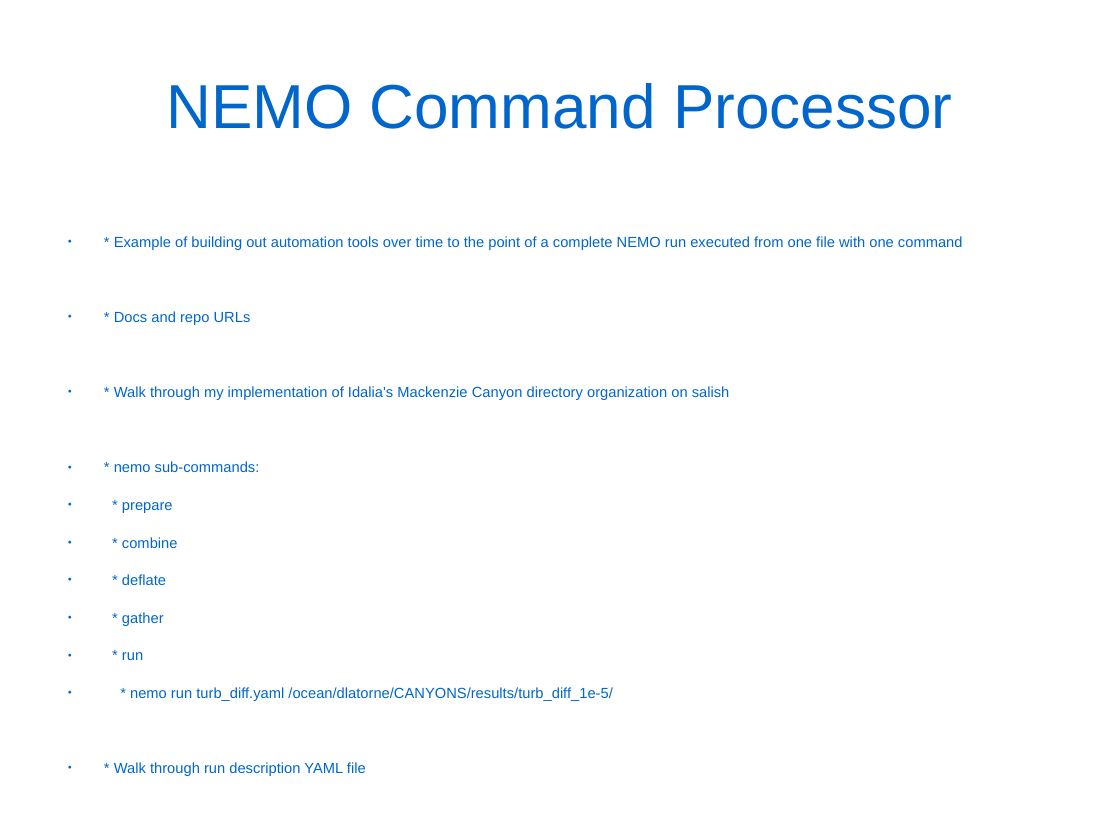
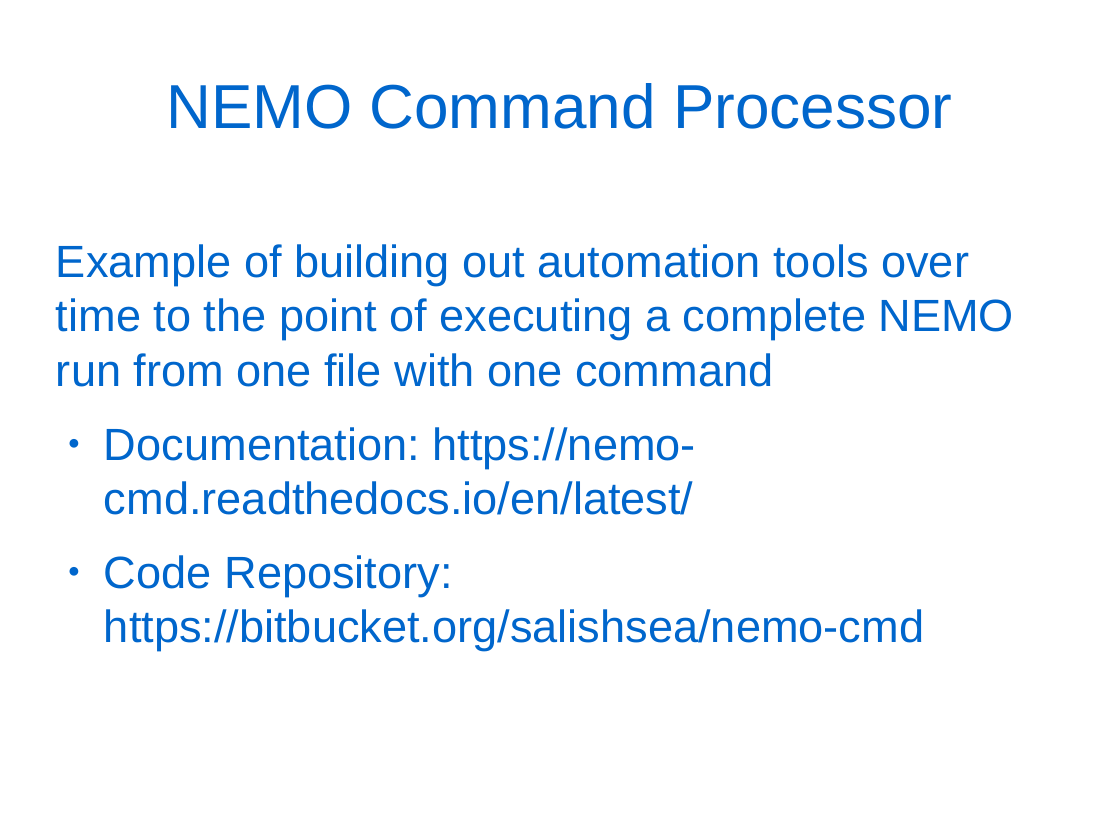
Before and after one commit to douglatornell/UQAR-Winter-School, a slide deck: slide 71 of slides.odp. Drawn at 1120x840 pixels with LibreOffice and Linux fonts; fonts in the diff are those of the drawing. Boxes give left, top, right and bottom in pixels: in the first picture for what was removed or moved away, otherwise in the second. Text is boxed around its words. In the diff, an @@ line names an element or a change of style, - is before the commit and + after.

```diff
--- a/slides.odp
+++ b/slides.odp
@@ text at (x1=56, y1=244, x2=1014, y2=651): text changed; size 10.4 to 32 pt @@
-● * Example of building out automation tools over time to the point of a complete NEMO run executed from one file with one command
-● * Docs and repo URLs
-● * Walk through my implementation of Idalia's Mackenzie Canyon directory organization on salish
-● * nemo sub-commands:
-● * prepare
-● * combine
-● * deflate
-● * gather
-● * run
-● * nemo run turb_diff.yaml /ocean/dlatorne/CANYONS/results/turb_diff_1e-5/
-● * Walk through run description YAML file
+Example of building out automation tools over time to the point of executing a complete NEMO run from one file with one command
+● Documentation: https://nemo-cmd.readthedocs.io/en/latest/
+● Code Repository: https://bitbucket.org/salishsea/nemo-cmd
```
Also in this commit, not shown: 9 other slides changed, 6 slides added, 1 slide removed.
